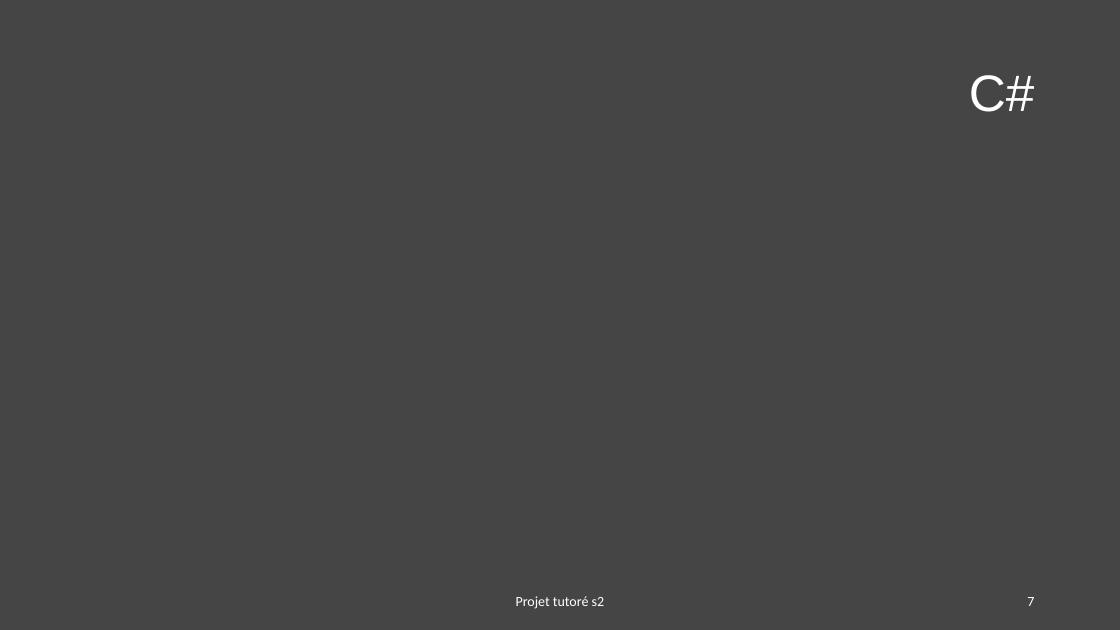
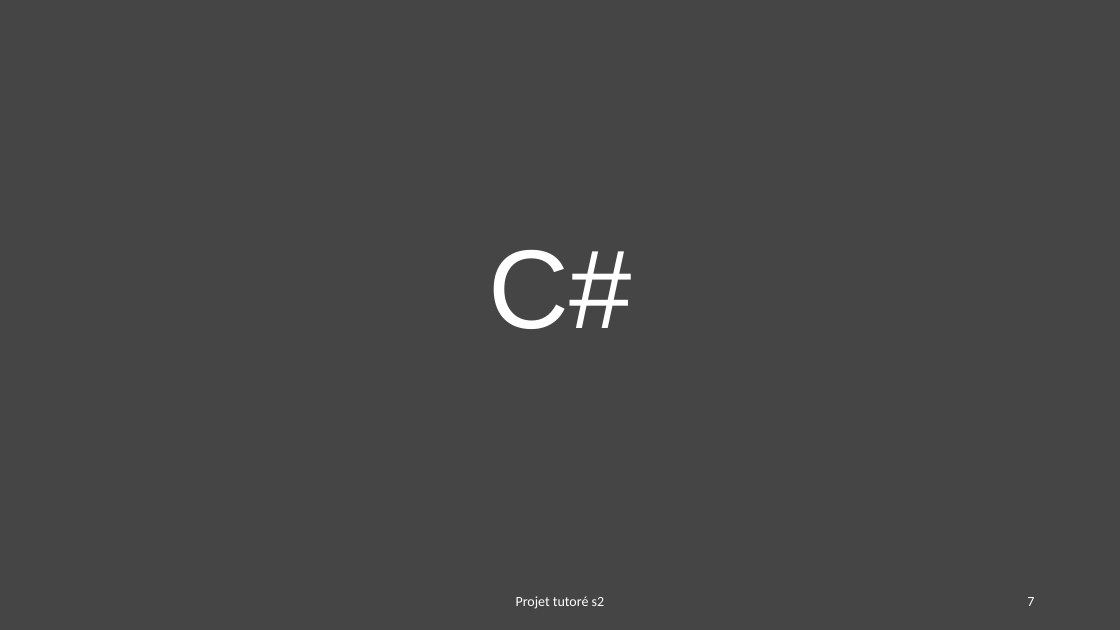
Before and after one commit to Spaicat/IUT-S2-EasyTasks, a slide deck: slide 7 of RDV/RDV1/EASYTASKS.pptx. Drawn at 1120x630 pixels with LibreOffice and Linux fonts; fonts in the diff are those of the drawing. Boxes give left, top, right and bottom in pixels: in the first picture for what was removed or moved away, otherwise in the second. Text is boxed around its words. In the diff, an @@ line names an element or a change of style, - is before the commit and + after.

```diff
--- a/RDV/RDV1/EASYTASKS.pptx
+++ b/RDV/RDV1/EASYTASKS.pptx
@@ title "C#" at box(488, 250, 631, 329): size 44 to 96 pt; alignment right to centre @@
```
Also in this commit, not shown: 1 slide added, 1 slide removed.
